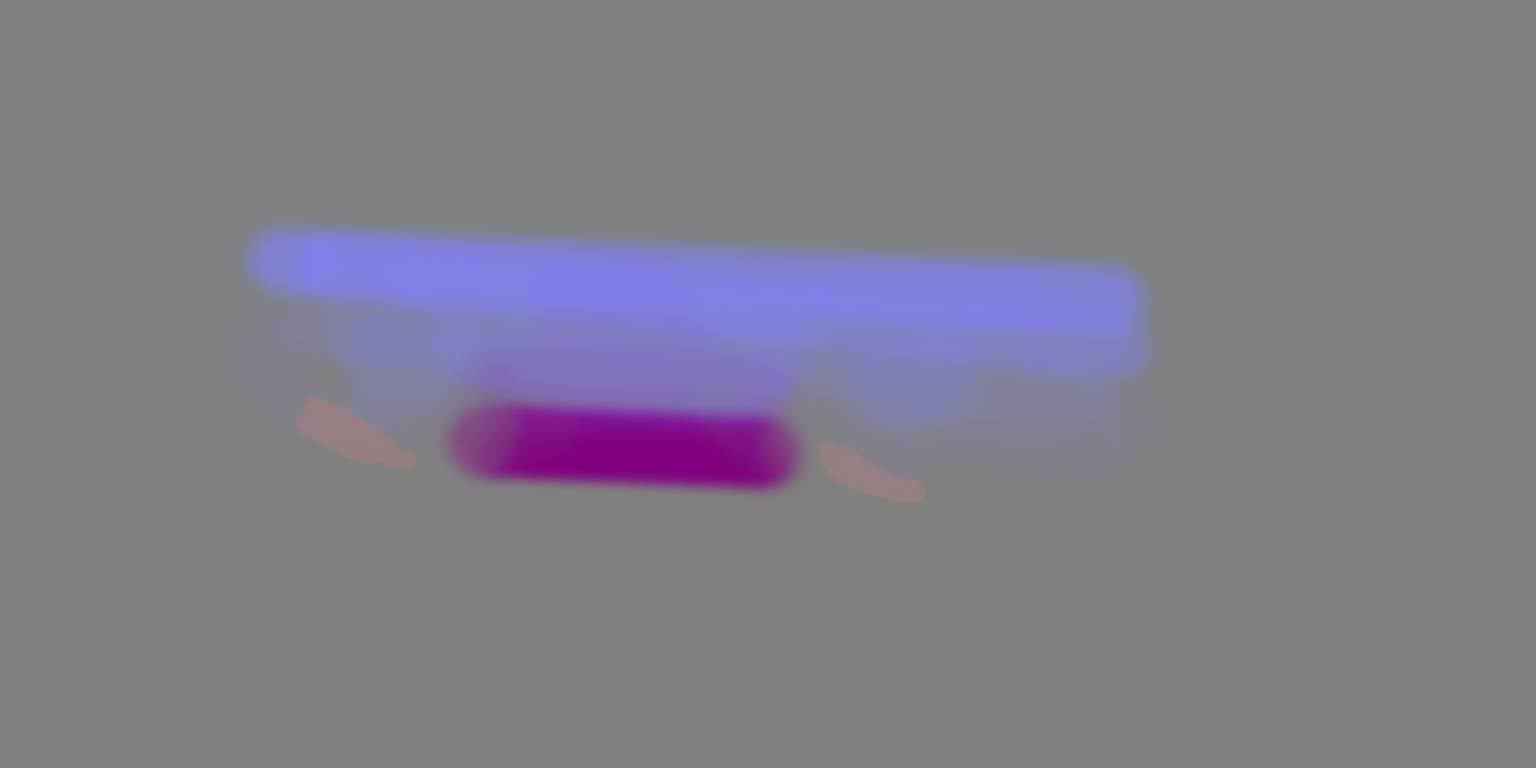
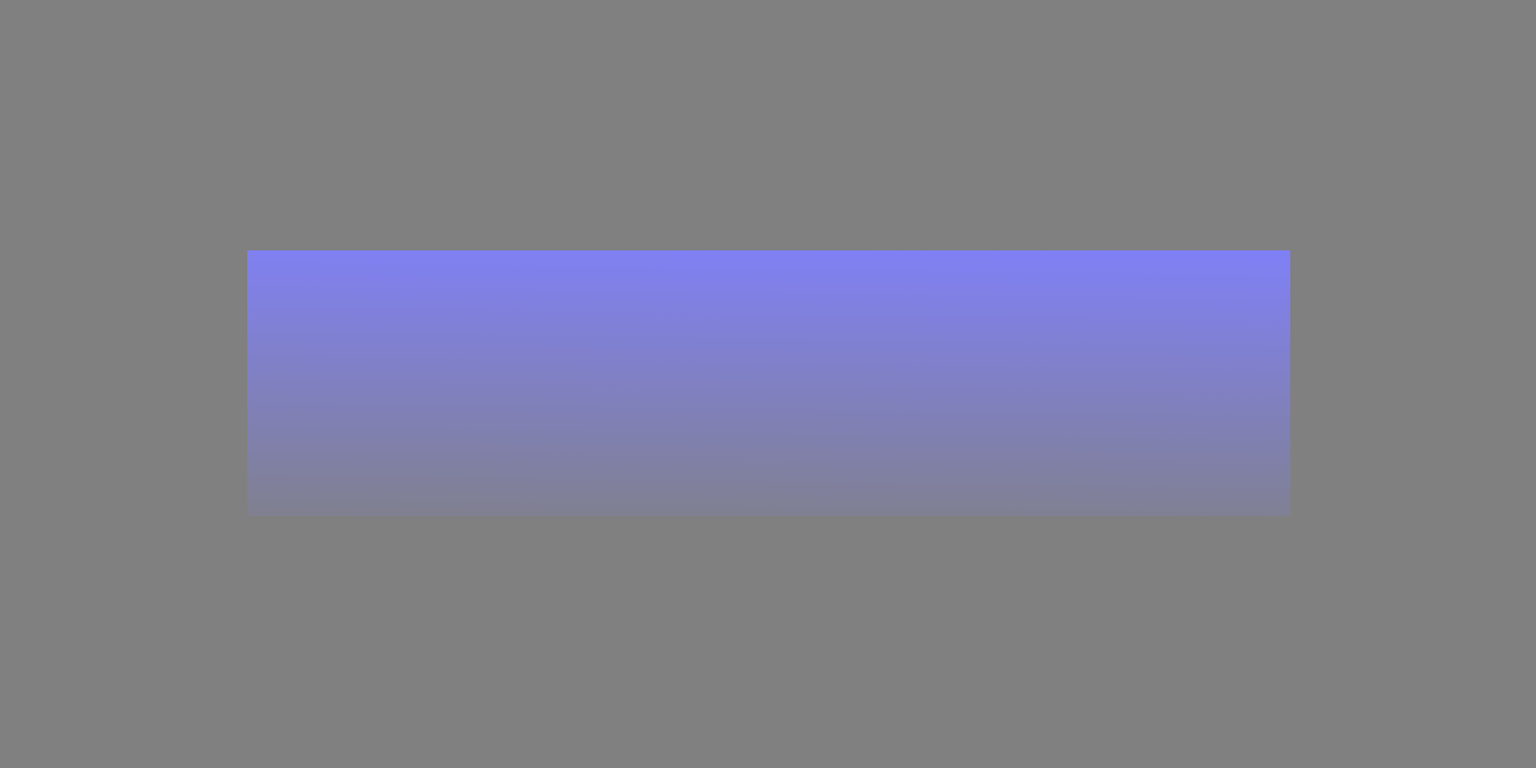
Layers edited between the first and the second (1536, 768) image:
painted on "camera.bmp" over box(229, 217, 1291, 517)
removed layer "Layer #1" over box(229, 217, 1261, 517)
showed "art.bmp" over box(255, 255, 1280, 512)
